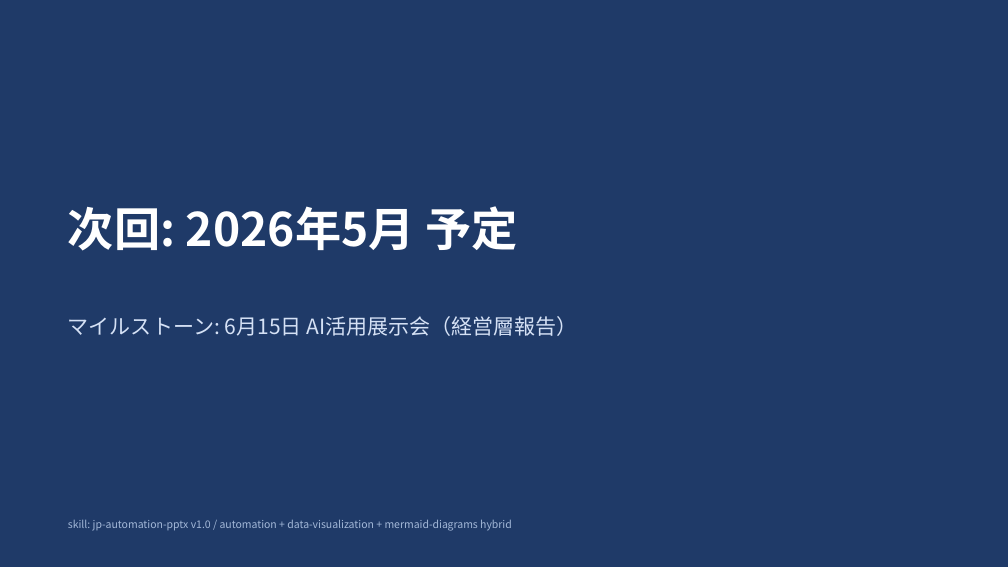
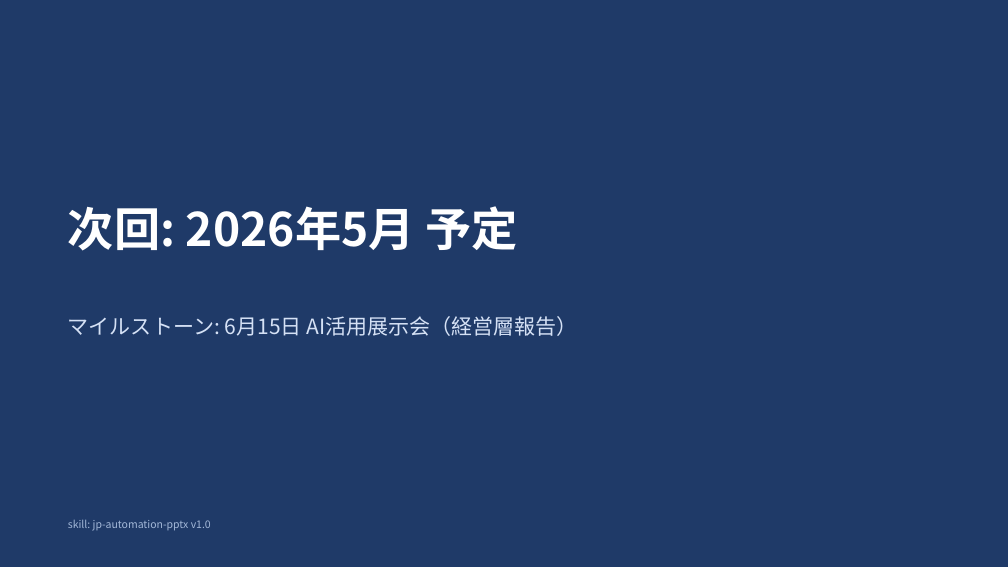
Before and after one commit to hiroakiyasa/meeting-minutes-2026-04-21, a slide deck: slide 10 of 05_hybrid_style.pptx (slide 11 before the commit). Drawn at 1008x567 pixels with LibreOffice and Linux fonts; fonts in the diff are those of the drawing. Boxes give left, top, right and bottom in pixels: in the first picture for what was removed or moved away, otherwise in the second. Text is boxed around its words. In the diff, an @@ line names an element or a change of style, - is before the commit and + after.

```diff
--- a/05_hybrid_style.pptx
+++ b/05_hybrid_style.pptx
@@ text at [68,520,211,531]: text changed @@
-skill: jp-automation-pptx v1.0 / automation + data-visualization + mermaid-diagrams hybrid
+skill: jp-automation-pptx v1.0
```
Also in this commit, not shown: 4 other slides changed, 1 slide removed, 5 other files.
